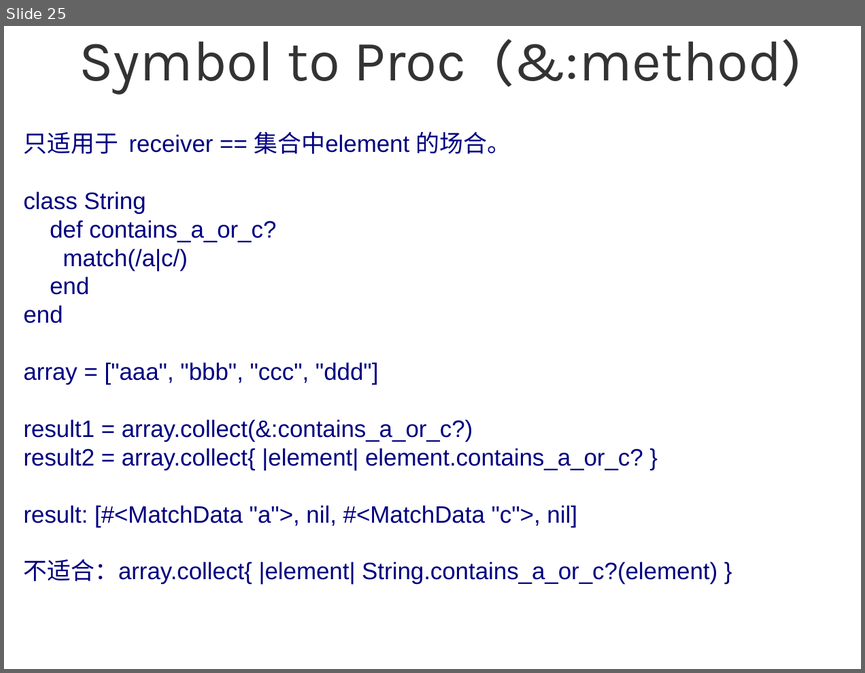
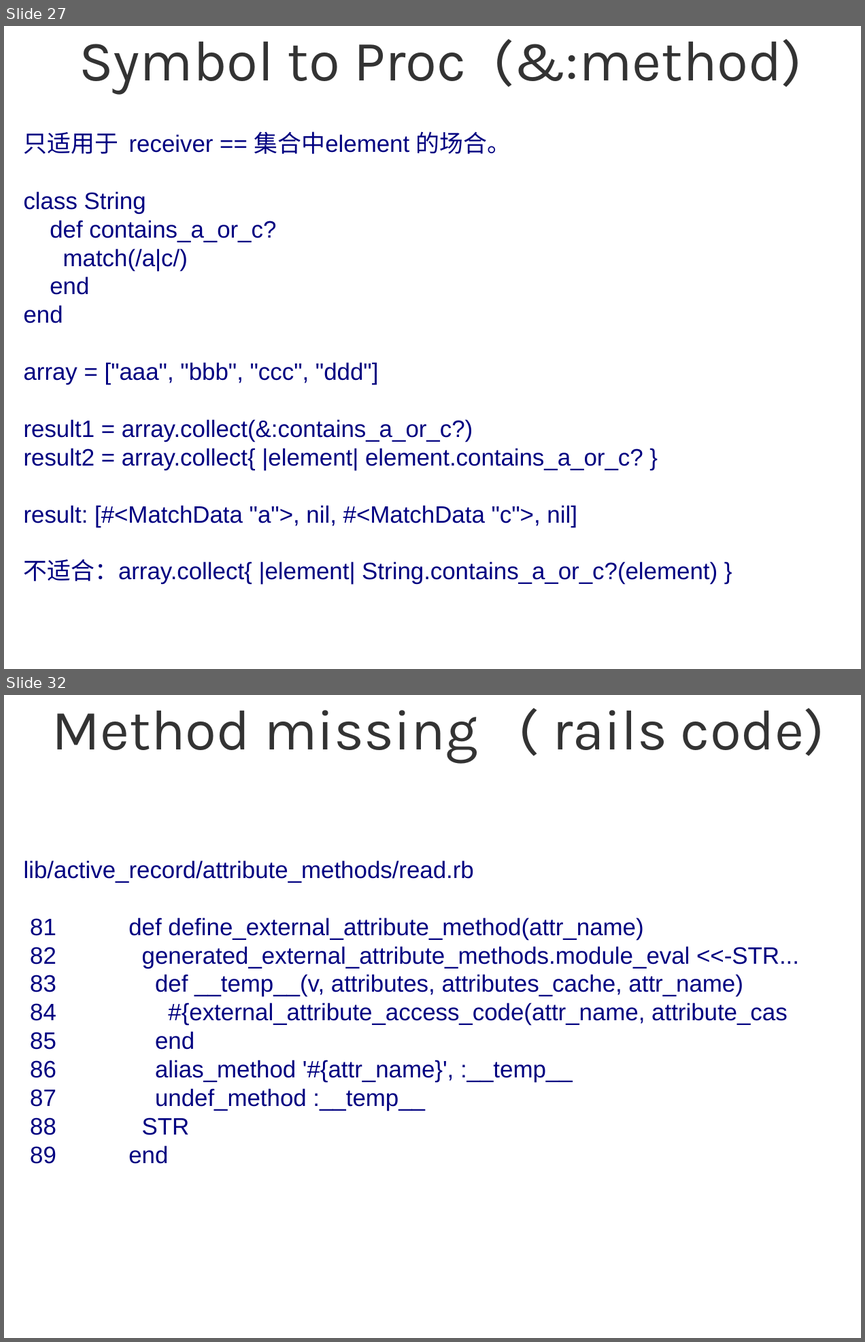
Before and after one commit to sg552/meta_ruby, a slide deck: meta_programming_ruby.odp. Shown one above the other, each under a label of ours: slide 25 before the commit, slides 27 and 32 after it; the slides between them are not shown. The pictures are 865x673 and 865x1342 pixels, drawn with LibreOffice and Linux fonts; fonts in the diff are those of the drawing; background and template pictures are left out. Boxes give left, top, right and bottom in pixels: in the first picture for what was removed or moved away, otherwise in the second. Text is boxed around its words. In the diff, an @@ line names an element or a change of style, - is before the commit and + after.

```diff
--- a/meta_programming_ruby.odp
+++ b/meta_programming_ruby.odp
@@ slide 32 added at (4, 695, 861, 1338), background #FFFFFF @@
@@ title added at (52, 708, 824, 763), 52.8 pt, text #333333 @@
+Method missing ( rails code)
@@ subtitle added at (24, 860, 799, 1164), 22 pt, text #000080 @@
+lib/active_record/attribute_methods/read.rb
+81 def define_external_attribute_method(attr_name)
+82 generated_external_attribute_methods.module_eval <<-STR...
+83 def __temp__(v, attributes, attributes_cache, attr_name)
+84 #{external_attribute_access_code(attr_name, attribute_cas
+85 end
+86 alias_method '#{attr_name}', :__temp__
+87 undef_method :__temp__
+88 STR
+89 end
@@ what was slide 25 is now slide 27 @@
```
Also in this commit, not shown: 9 slides changed, 11 other slides added, 3 slides removed, 2 other files.
